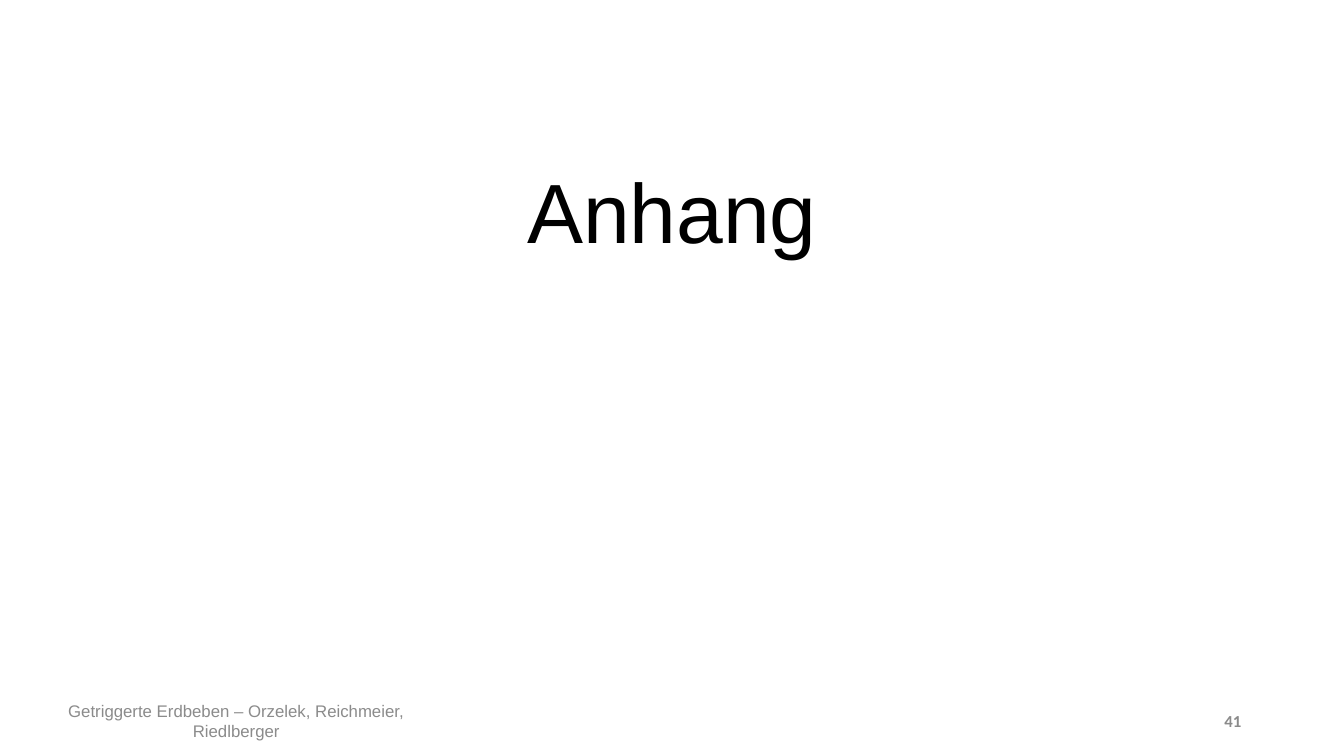
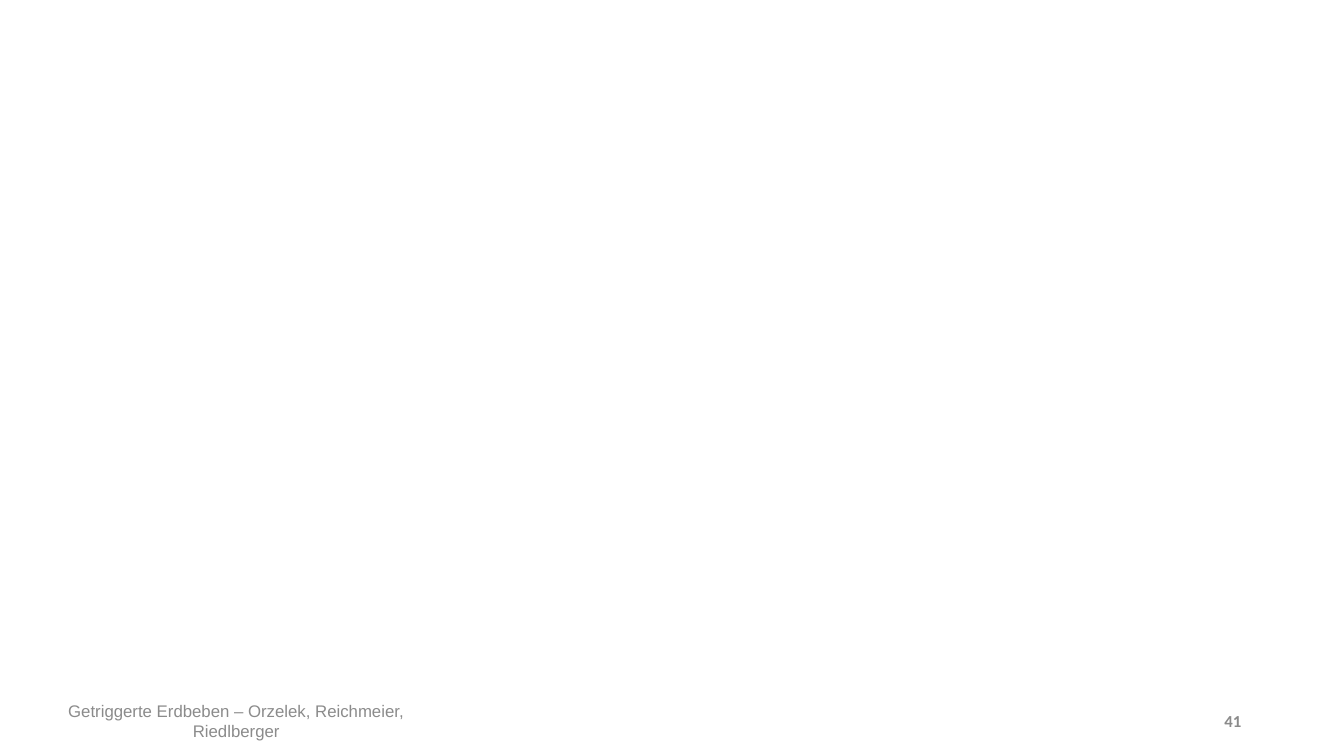
Before and after one commit to Kati77/Praktikum-Erdbeben, a slide deck: slide 41 of pp - AbschlusspräsentationX.pptx. Drawn at 1344x756 pixels with LibreOffice and Linux fonts; fonts in the diff are those of the drawing. Boxes give left, top, right and bottom in pixels: in the first picture for what was removed or moved away, otherwise in the second. Text is boxed around its words. In the diff, an @@ line names an element or a change of style, - is before the commit and + after.

```diff
--- a/pp - AbschlusspräsentationX.pptx
+++ b/pp - AbschlusspräsentationX.pptx
@@ title removed at (x1=527, y1=182, x2=817, y2=259) @@
-Anhang
```
Also in this commit, not shown: 14 other slides changed, 1 slide removed, 1 other file.
